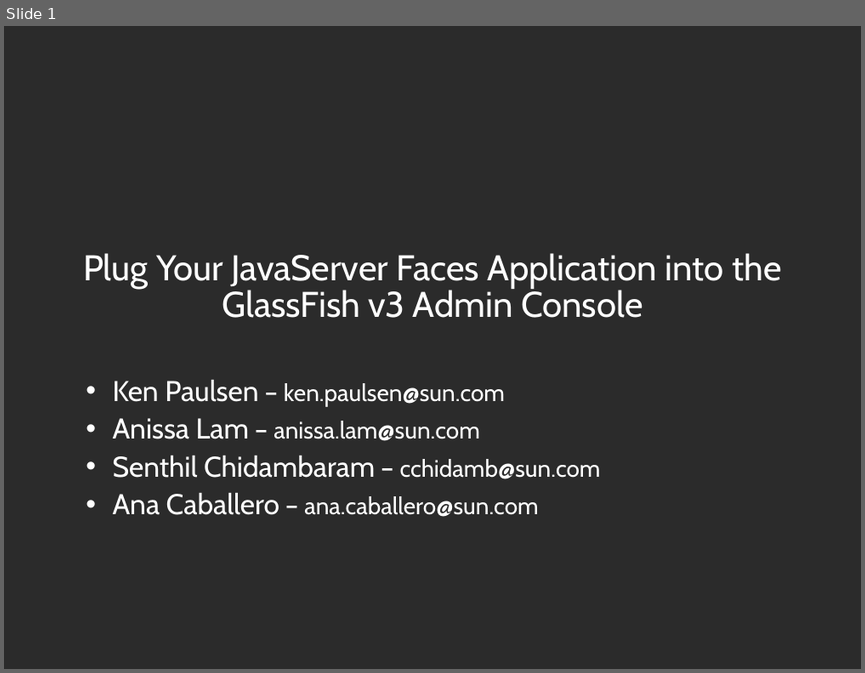
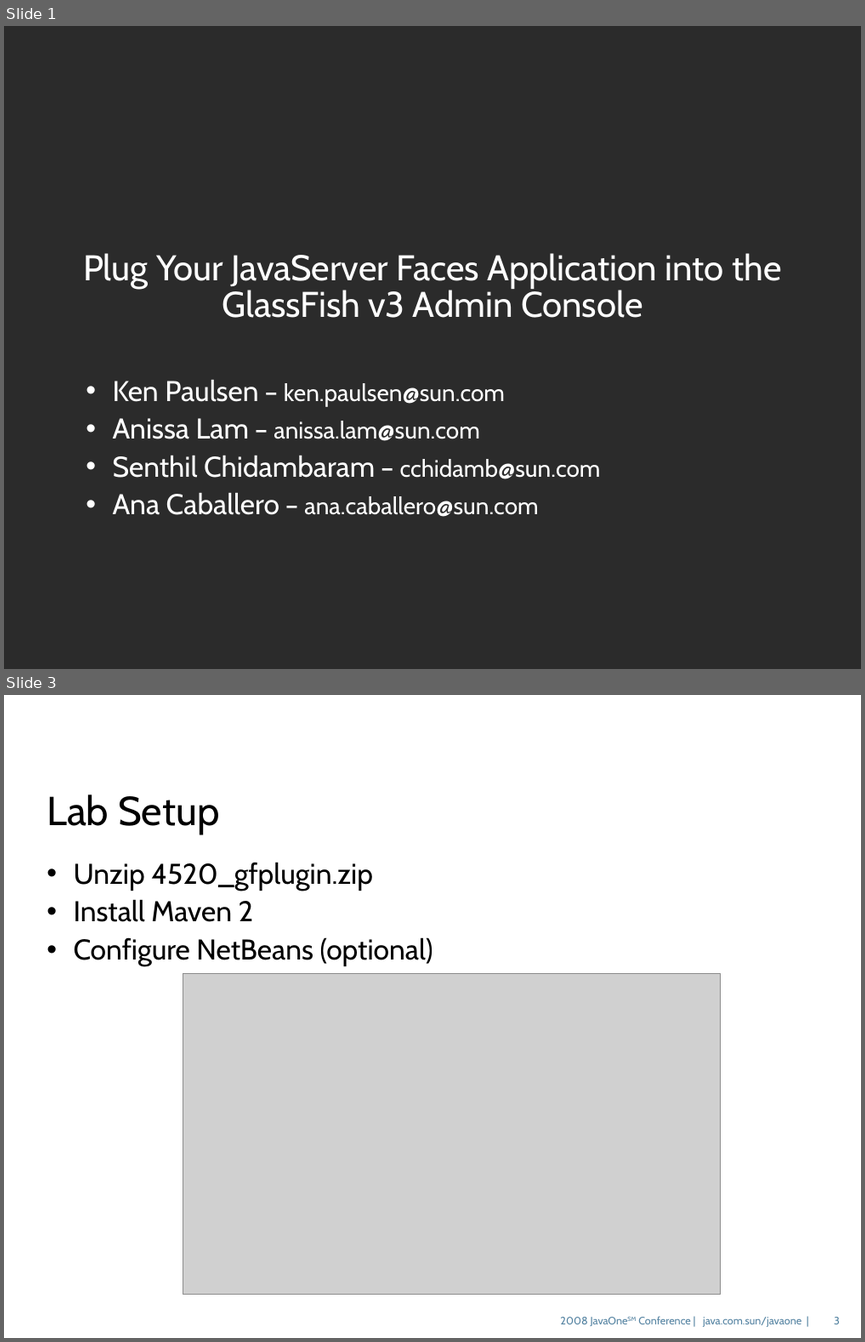
Before and after one commit to dmatej/Glassfish-SVN-Patched, a slide deck: v3/admingui/j1plugin/gfplugin/4520_gfplugin.odp. Shown one above the other, each under a label of ours: slide 1 before the commit, slides 1 and 3 after it; the slides between them are not shown. The pictures are 865x673 and 865x1342 pixels, drawn with LibreOffice and Linux fonts; fonts in the diff are those of the drawing; grey boxes stand for pictures; background and template pictures are left out; a plain dark background stands for a picture behind light text. Boxes give left, top, right and bottom in pixels: in the first picture for what was removed or moved away, otherwise in the second. Text is boxed around its words. In the diff, an @@ line names an element or a change of style, - is before the commit and + after.

Commit message:
* Fixed bullets, added install slide

```diff
--- a/v3/admingui/j1plugin/gfplugin/4520_gfplugin.odp
+++ b/v3/admingui/j1plugin/gfplugin/4520_gfplugin.odp
@@ slide 3 added at [4,695,861,1338], background picture (left out) @@
@@ title added at [46,794,220,834], 34 pt, text #000000 @@
+Lab Setup
@@ text added at [74,862,433,966], 24 pt, text #000000 @@
+• Unzip 4520_gfplugin.zip
+• Install Maven 2
+• Configure NetBeans (optional)
@@ picture added at [183,974,721,1294] @@
@@ text added at [560,1315,801,1327], 9 pt, text #5382A1 @@
+2008 JavaOneSM Conference | java.com.sun/javaone |
@@ page number added at [834,1316,840,1324], 9 pt, text #5483A1 @@
+3
```
Also in this commit, not shown: 6 slides changed, 1 other slide added.
